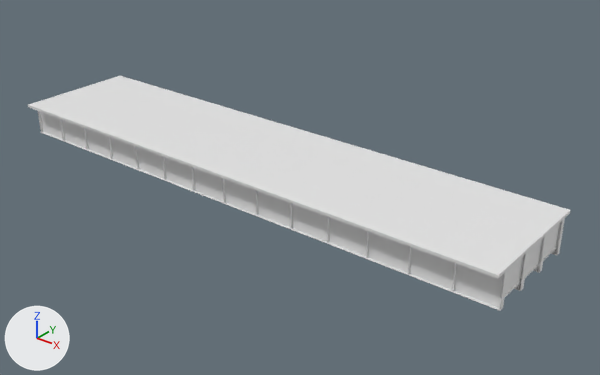
Before and after pictures for a commit that changed the OBJ model IFC/Steel/Mumbai/Sup_Str/M_45_2L_OF_S/model.obj.
Before and after are seen from a camera (50 mm lens) standing at (61.5, -44.0, 26.8) and looking at (25.4, 1.2, -1.2). The lights are fixed; the arrows at lower left show +X, +Y and +Z. The first picture is the older version. Where no turn or scale is listed for an object, it has been applied to the vertices. Vertices at exactly the same position are counted once.

Objects in the first picture: 'model'.
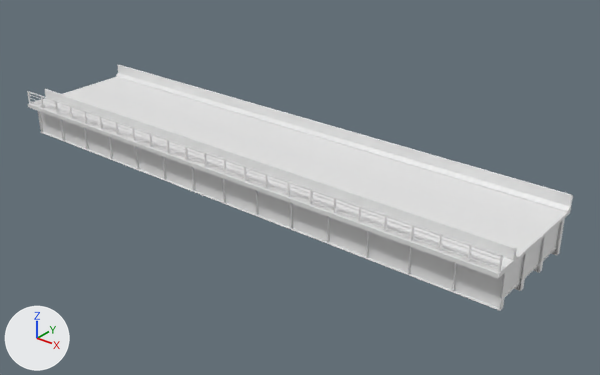
What the commit changed:
me_model is used by ob_model.
me_model had 2800 vertices, 4924 faces and spanned x 0.0..45.0, y -5.2..5.2, z -1.4..1.6.
me_model now has 3058 vertices, 5316 faces and spans x 0.0..45.0, y -5.2..5.2, z -1.4..2.8.
me_model part 1: a new loose piece, a box spanning x 0.0..45.0, y -5.04..-4.96, z 2.673..2.753.
me_model part 2: a new loose piece, a box spanning x 0.0..45.0, y -5.025..-4.975, z 1.828..1.878.
me_model part 3: a new loose piece, a box spanning x 0.0..45.0, y -5.025..-4.975, z 2.128..2.178.
me_model part 4: a new loose piece, a box spanning x 0.0..45.0, y -5.025..-4.975, z 2.428..2.478.
Part 5, on me_model:
17 vertices are added at x 0.0, y -5.2..5.2, z 1.6..2.7.
17 new vertices lie (45.0, 0.0, 0.0) away from vertices in x 0.0, y -5.2..5.2, z 1.6..2.7.
56 new faces join them.
Other edits to the shape of me_model do not show in these pictures.

Changed parts and their boxes (x1, y1, x2, y2) in the pictures (600 x 375 px):
'model', reshaped
    before: (28, 76, 571, 311)
    after: (27, 65, 573, 311)
part 1 of me_model, added
    after: (28, 91, 503, 257)
part 2 of me_model, added
    after: (30, 101, 499, 269)
part 3 of me_model, added
    after: (30, 98, 502, 265)
part 4 of me_model, added
    after: (29, 94, 500, 260)
part 5 of me_model, added
    after: (28, 65, 573, 275)
